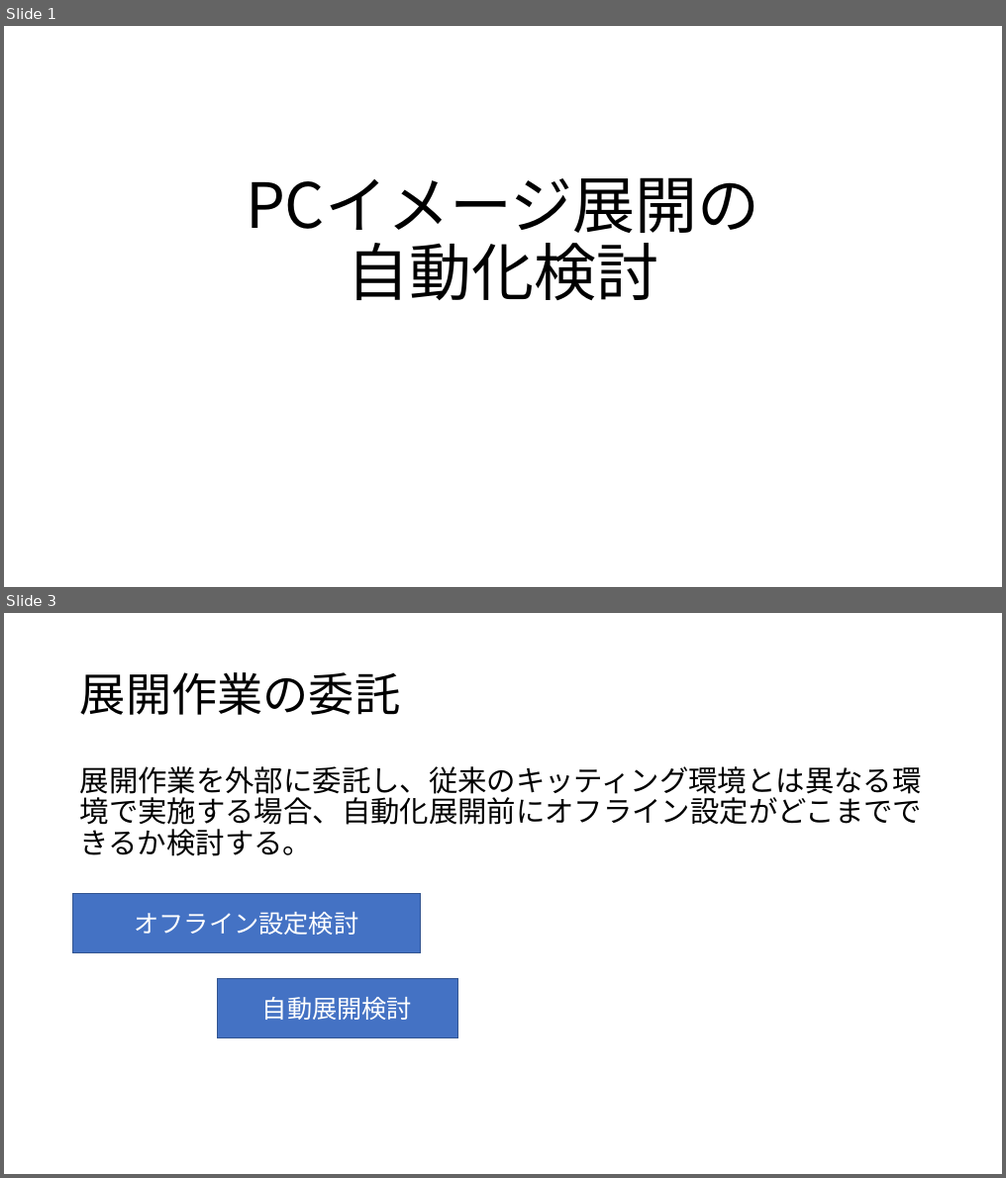
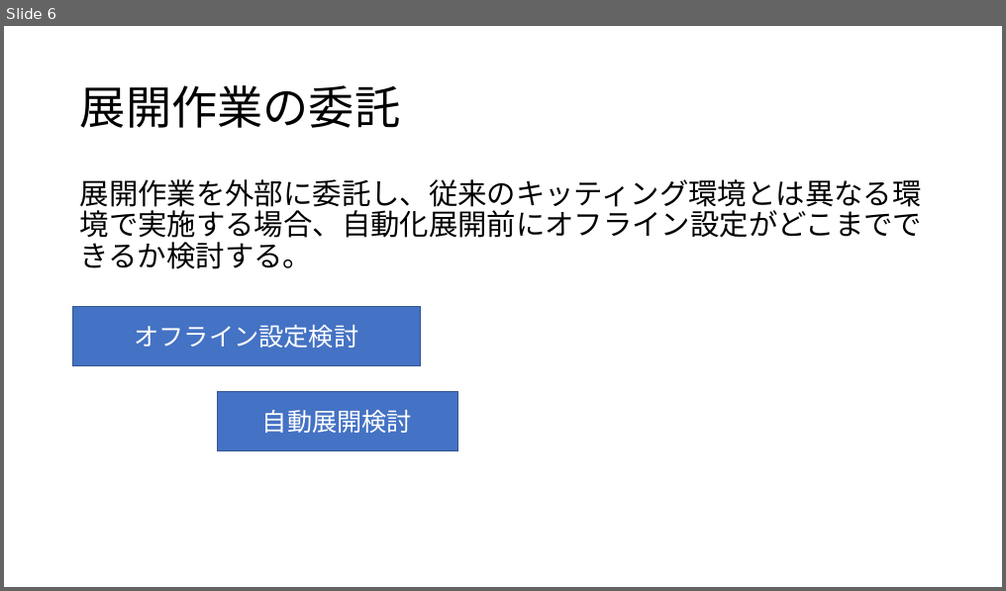
Before and after one commit to satoki-shiro/Sharing, a slide deck: PCイメージ展開.pptx. Shown one above the other, each under a label of ours: slides 1 and 3 before the commit, slide 6 after it; the slides between them are not shown. The pictures are 1006x1178 and 1006x591 pixels, drawn with LibreOffice and Linux fonts; fonts in the diff are those of the drawing. Boxes give left, top, right and bottom in pixels: in the first picture for what was removed or moved away, otherwise in the second. Text is boxed around its words. In the diff, an @@ line names an element or a change of style, - is before the commit and + after.

```diff
--- a/PCイメージ展開.pptx
+++ b/PCイメージ展開.pptx
@@ slide 1 removed at <box>4,26,1002,587</box>, background #FFFFFF @@
@@ title removed at <box>246,177,760,300</box> @@
-PCイメージ展開の
-自動化検討
@@ what was slide 3 is now slide 6 @@
```
Also in this commit, not shown: 1 slide changed, 4 slides added, 1 other file.
